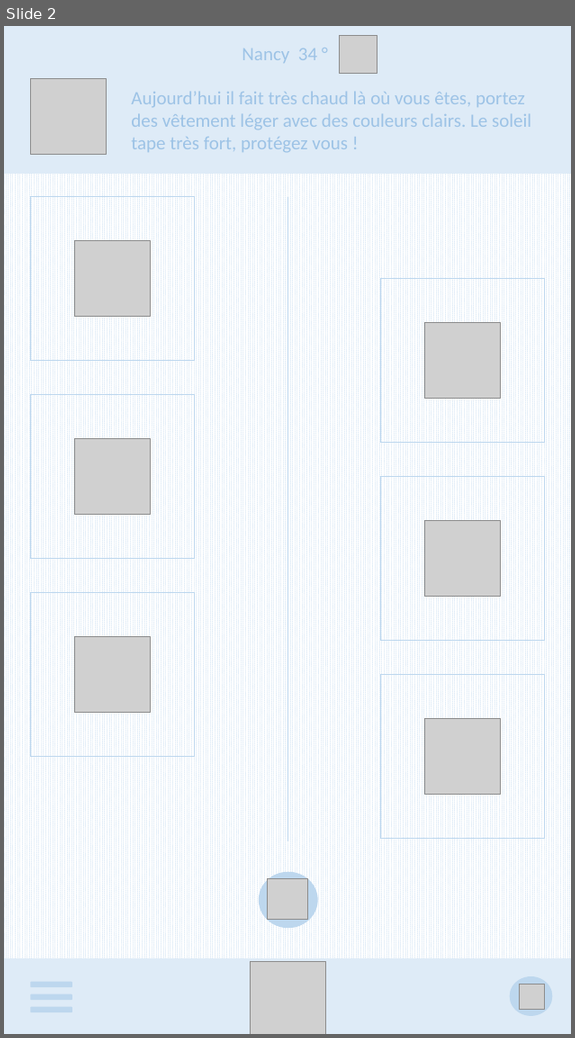
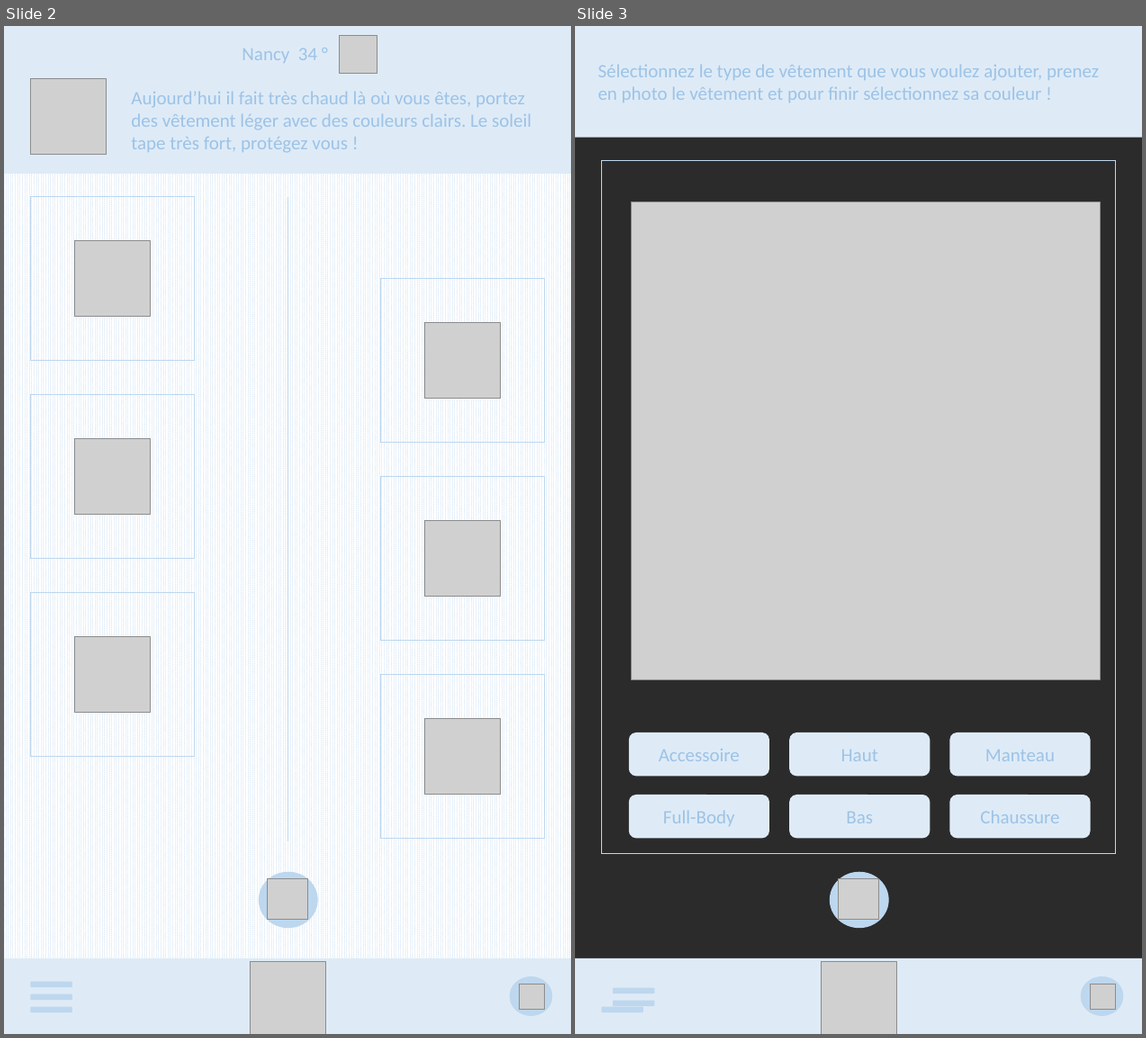
Before and after one commit to loic3357/T-PSP-700, a slide deck: template/template-app.pptx. Shown side by side, each under a label of ours: slide 2 before the commit, slides 2 and 3 after it. The pictures are 575x1038 and 1146x1038 pixels, drawn with LibreOffice and Linux fonts; fonts in the diff are those of the drawing; grey boxes stand for pictures; background and template pictures are left out; a plain dark background stands for a picture behind light text. Boxes give left, top, right and bottom in pixels: in the first picture for what was removed or moved away, otherwise in the second. Text is boxed around its words. In the diff, an @@ line names an element or a change of style, - is before the commit and + after.

```diff
--- a/template/template-app.pptx
+++ b/template/template-app.pptx
@@ slide 3 added at bbox=[575, 26, 1142, 1034], background picture (left out) @@
@@ rectangle added at bbox=[575, 26, 1142, 137], fill #DEEBF7 @@
@@ text added at bbox=[598, 65, 1099, 102], 18 pt, text #9DC3E6 @@
+Sélectionnez le type de vêtement que vous voulez ajouter, prenez en photo le vêtement et pour finir sélectionnez sa couleur !
@@ rectangle added at bbox=[601, 161, 1116, 854], outline #BDD7EE 1 pt @@
@@ picture added at bbox=[632, 202, 1100, 680] @@
@@ rounded rectangle added at bbox=[629, 732, 769, 777], fill #DEEBF7 @@
@@ text added at bbox=[659, 749, 740, 761], 18 pt, text #9DC3E6 @@
+Accessoire
@@ rounded rectangle added at bbox=[790, 732, 931, 777], fill #DEEBF7 @@
@@ text added at bbox=[841, 750, 878, 761], 18 pt, text #9DC3E6 @@
+Haut
@@ rounded rectangle added at bbox=[950, 732, 1091, 777], fill #DEEBF7 @@
@@ text added at bbox=[985, 750, 1055, 761], 18 pt, text #9DC3E6 @@
+Manteau
@@ rounded rectangle added at bbox=[629, 795, 769, 839], fill #DEEBF7 @@
@@ rounded rectangle added at bbox=[790, 795, 931, 839], fill #DEEBF7 @@
@@ rounded rectangle added at bbox=[950, 795, 1091, 839], fill #DEEBF7 @@
@@ text added at bbox=[663, 811, 735, 826], 18 pt, text #9DC3E6 @@
+Full-Body
@@ text added at bbox=[846, 812, 873, 823], 18 pt, text #9DC3E6 @@
+Bas
@@ text added at bbox=[980, 811, 1059, 823], 18 pt, text #9DC3E6 @@
+Chaussure
@@ ellipse added at bbox=[830, 872, 888, 927], fill #BDD7EE, outline #BDD7EE 1 pt @@
@@ picture added at bbox=[838, 879, 879, 920] @@
@@ rectangle added at bbox=[575, 958, 1142, 1034], fill #DEEBF7 @@
@@ picture added at bbox=[821, 962, 896, 1034] @@
@@ rounded rectangle added at bbox=[613, 987, 654, 994], fill #BDD7EE @@
@@ ellipse added at bbox=[1081, 977, 1122, 1016], fill #BDD7EE, outline #BDD7EE 1 pt @@
@@ picture added at bbox=[1091, 984, 1116, 1010] @@
@@ rounded rectangle added at bbox=[601, 1006, 643, 1012], fill #BDD7EE @@
@@ rounded rectangle added at bbox=[613, 1001, 654, 1006], fill #BDD7EE @@
```
Also in this commit, not shown: 1 other file.
